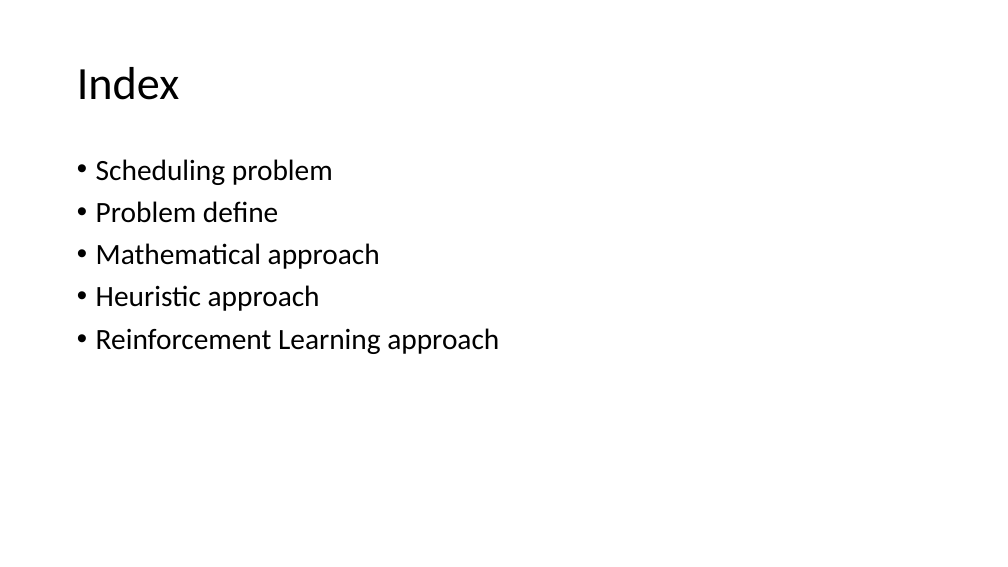
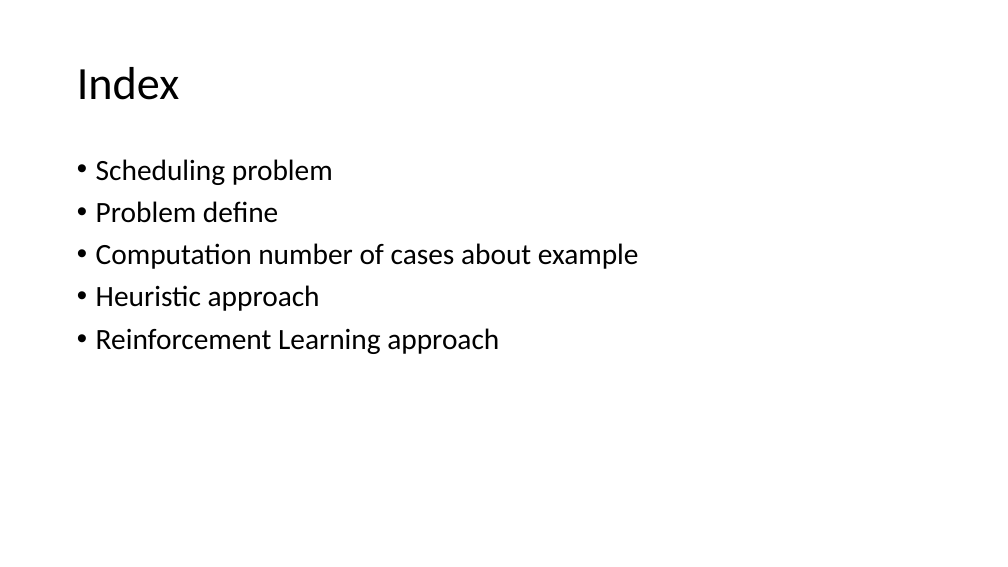
Before and after one commit to SimonWithWoogi/SchedulingProto, a slide deck: slide 2 of 임시제목.pptx. Drawn at 1008x567 pixels with LibreOffice and Linux fonts; fonts in the diff are those of the drawing. Boxes give left, top, right and bottom in pixels: in the first picture for what was removed or moved away, otherwise in the second. Text is boxed around its words. In the diff, an @@ line names an element or a change of style, - is before the commit and + after.

```diff
--- a/임시제목.pptx
+++ b/임시제목.pptx
@@ text at [96, 243, 639, 269]: text changed @@
-• Mathematical approach
+• Computation number of cases about example
```
Also in this commit, not shown: 2 other slides changed, 2 slides added, 1 slide removed, 1 other file.
